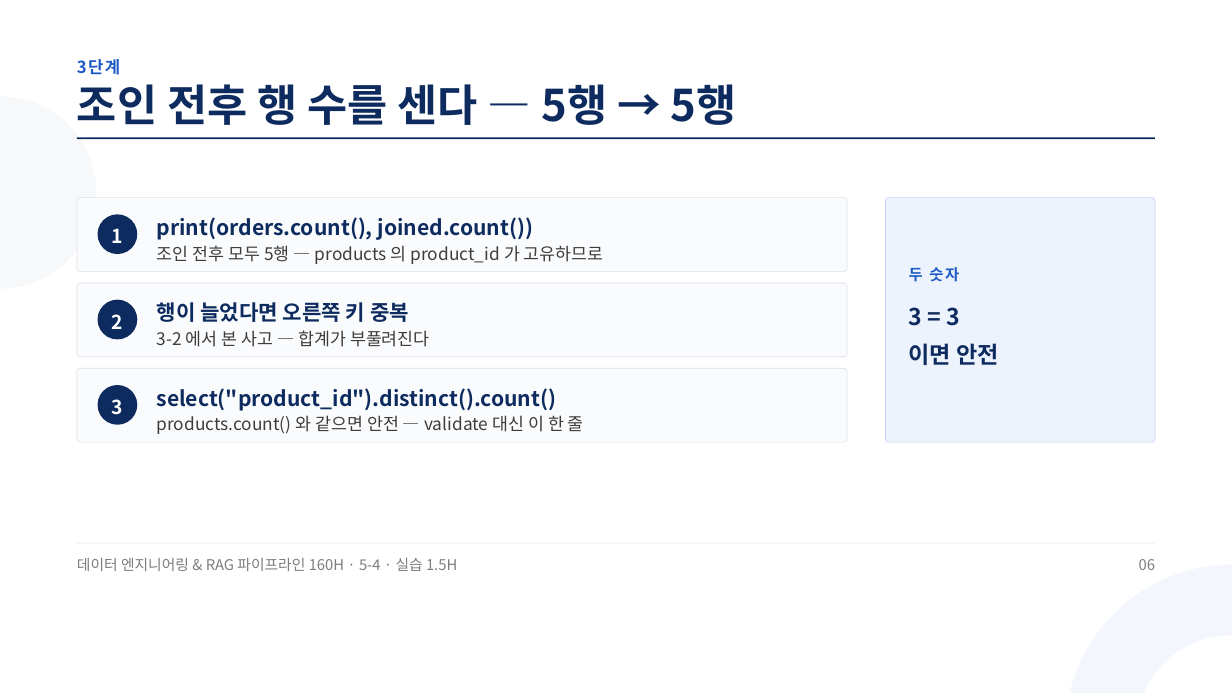
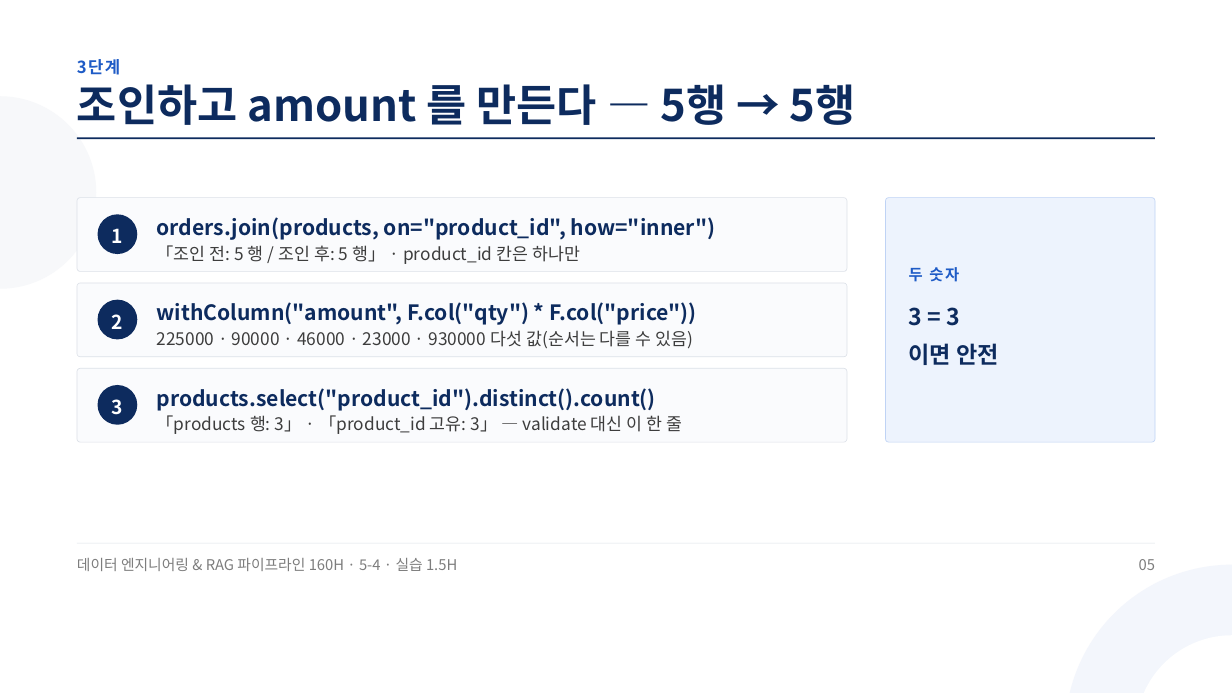
Before and after one commit to aebonlee/materials, a slide deck: slide 5 of data-eng/decks/w5d4s2.pptx (slide 6 before the commit). Drawn at 1232x693 pixels with LibreOffice and Linux fonts; fonts in the diff are those of the drawing. Boxes give left, top, right and bottom in pixels: in the first picture for what was removed or moved away, otherwise in the second. Text is boxed around its words. In the diff, an @@ line names an element or a change of style, - is before the commit and + after.

```diff
--- a/data-eng/decks/w5d4s2.pptx
+++ b/data-eng/decks/w5d4s2.pptx
@@ text at [77,84,856,125]: text changed @@
-조인 전후 행 수를 센다 — 5행 → 5행
+조인하고 amount 를 만든다 — 5행 → 5행
@@ text at [157,217,716,240]: text changed @@
-print(orders.count(), joined.count())
+orders.join(products, on="product_id", how="inner")
@@ text at [157,245,580,264]: text changed @@
-조인 전후 모두 5행 — products 의 product_id 가 고유하므로
+「조인 전: 5 행 / 조인 후: 5 행」 · product_id 칸은 하나만
@@ text at [157,302,696,325]: text changed @@
-행이 늘었다면 오른쪽 키 중복
+withColumn("amount", F.col("qty") * F.col("price"))
@@ text at [157,330,693,348]: text changed @@
-3-2 에서 본 사고 — 합계가 부풀려진다
+225000 · 90000 · 46000 · 23000 · 930000 다섯 값(순서는 다를 수 있음)
@@ text at [157,388,656,411]: text changed @@
-select("product_id").distinct().count()
+products.select("product_id").distinct().count()
@@ text at [157,415,682,434]: text changed @@
-products.count() 와 같으면 안전 — validate 대신 이 한 줄
+「products 행: 3」 · 「product_id 고유: 3」 — validate 대신 이 한 줄
@@ text at [1139,559,1155,570]: text changed @@
-06
+05
```
Also in this commit, not shown: 8 other slides changed, 1 slide added, 1 slide removed, 11 other files.
